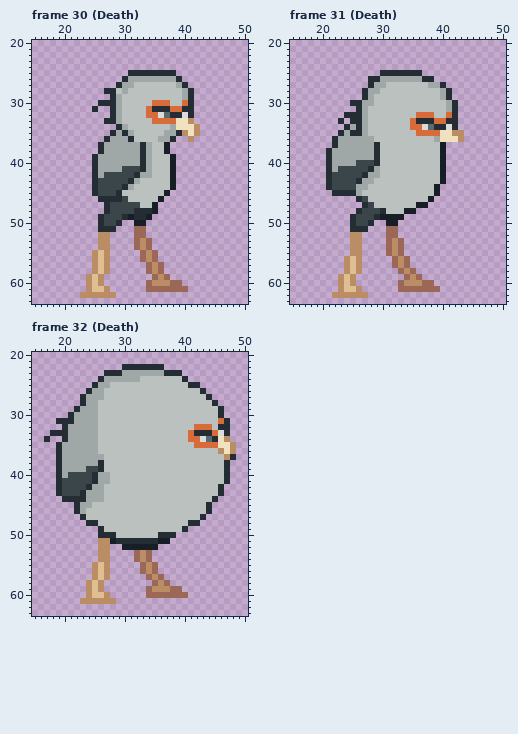
Pixel-art file: Biogenesis_SNZA/Assets/Sprites/Enemies/Secretariox/Secretarybird.aseprite. The picture above is the old version.
64x64 pixels, 41 frames. Shown: frame 30 (Death): x 15..50, y 20..63; frame 31 (Death): x 15..50, y 20..63; frame 32 (Death): x 15..50, y 20..63. The commit also changed other frames, which this record leaves out.
Once edited:
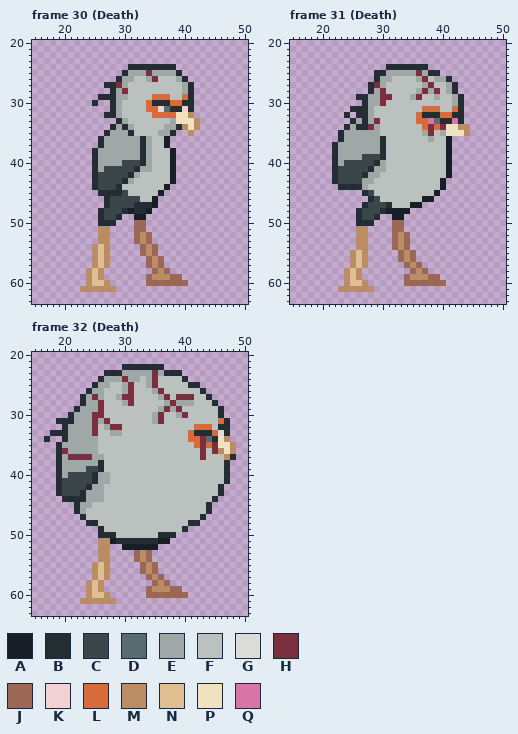
Palette (. is transparent): A #181e25  B #232d33  C #3a464a  D #586b6f  E #9fa8a6  F #bbc1be  G #dbdcd9  H #7b2e3d  J #9b6757  K #f2d1d2  L #d86b3a  M #bb8d64  N #dfbf92  P #f0e2be  Q #d875a5
What changed:
Changed rows in their new state; - is an unchanged pixel.
Frame 30 (Death):
first column x 23:
24 --------BBBBBBBB----
25 -------BEEEHEEEEB---
26 ------BE-FF-HFFFEB--
27 ----BBH-F-------FEB-
28 ----.-EH------------
29 ---BB--E----LLL--L--
30 --B..------LBBBLLB--
31 --.---------LKDBBK--
32 ----B------F-LLLPPM-
33 ----..BE----FFFE--PM
34 -----BEBE-----E-BM--
35 ----BE-EB----E-B..M.
36 ---BE---EEBE-FA.--.-
38 --BE----------FA----
40 -------CCC----------
41 ----CCC--BE---------
42 ---C----BEFF--------
43 -------BEF----------
44 ------BFF-----A.----
45 --.BBB-C-----A.-----
46 ---.-CC-CC--A.------
47 ---------BBB--------
48 ---BC--BA--A.-------
49 ------B..AA.--------
50 ----BB.--JJ---------
51 ---MM.--------------
52 ----------MJ--------
54 --MN-----.JMJ-------
56 ----------.JMJ------
58 -MNM.------.JMJ-----
59 -----------JM-MJJ---
60 ---NM-------JJJ--J--
61 M-MM-M-----.......--
62 ......--------------
Frame 31 (Death):
first column x 21:
24 ----------BBBBBBB-------
25 --------B-EEEEEHEBB-----
26 -------.---FFFF-HFEEB---
27 --------H-------EHFFEB--
28 ------.B-H-----EHEHFEB--
29 -----B--EHH---EH--EFFEB-
30 ----..B-EH----------FEB-
31 ----B-BE--------LLL-FLB-
32 ----.-BE--------BBBL--B-
33 --.--EBEH-----FLLQDB-QB-
34 ------BHE-----FFLHLHPPMM
35 ----EE-EE------FEHFE-PPM
36 -.B-----EB-------EFFA..-
37 --------EB---------FA---
38 .B------EB---------FA---
39 .B----CCCB---------FA---
40 .B-CC----E---------FA---
41 .B-------E---------FA---
42 .B-----------------FA---
43 .B---C------------------
44 ..BBBB------------FA----
45 -.....BC----------------
46 -----..BC-------A-------
47 --------CCB---A-.-------
48 ----------AAA-.---------
49 ----.B---..-------------
50 ----.BB---.JJ-----------
51 ----.MM---.-J-----------
52 ----.-M---.-MJ----------
53 ----.-M---.JMJ----------
54 ----.-M---.JMJ----------
55 -----NM---..-MJ---------
56 ---.MNM----.JMJ---------
57 ---.MNM----..-MJ--------
58 ------------..-MJ-------
59 --.MNM---------MMJJ-----
60 --.MNNM-----.JJJ--JJ----
61 ---MM-MM----.......-----
62 -......-----------------
Frame 32 (Death):
first column x 20:
23 ---------------H----------
24 ----------H---EH----------
25 ----------EH--EH----------
26 ----------EH---EH---------
27 -----H---EHH----EH-HHH----
28 ------H---EH-----EHEEE----
29 ------H---------EHEH------
30 -----HH--------EH--EH-----
31 -----HEH-------EH---------
32 -----H-EHH----------------
33 -----H--EE----------------
34 -----------------------H--
35 -----------------------H-H
36 H----------------------H-H
37 -HHHH------------------H--
Where, in picture pixels (left, top, right, bottom), the same in both pictures:
changed: (80, 64, 200, 298)
changed: (326, 64, 470, 298)
changed: (62, 370, 218, 460)
